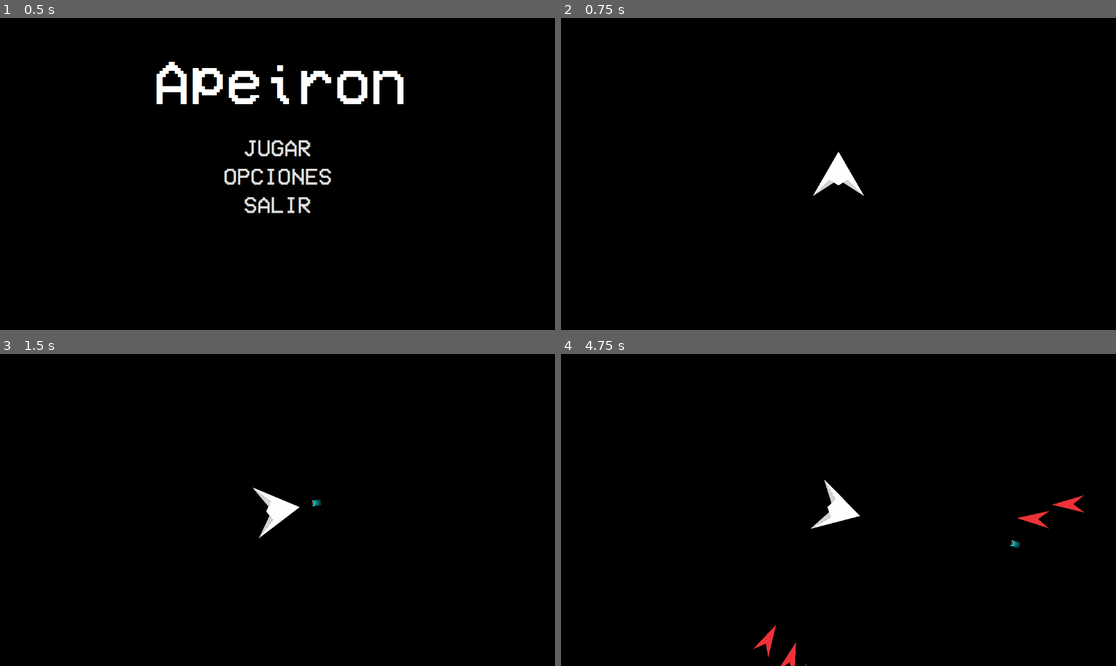
Above: before the commit, frames 1-4 (two rows, left to right).
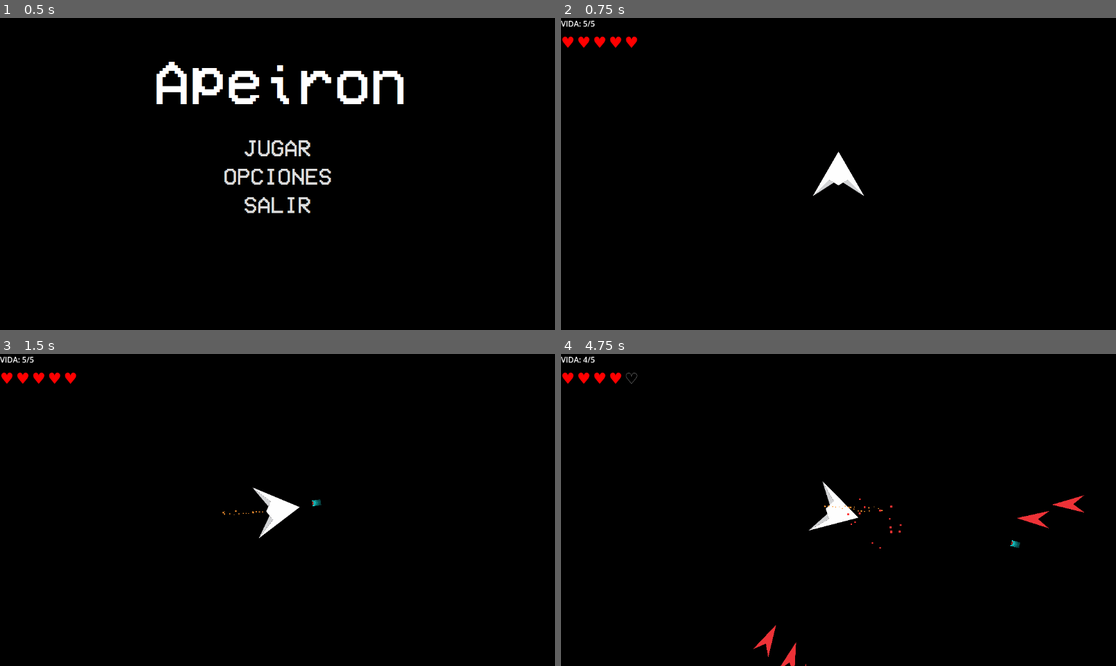
Above: after the commit, the same moments.

Repository: Maretesus666/Apeiron
Game: Godot game, scene res://scenes/menu.tscn
Two runs of this game, one before a commit and one after it. Both use one fixed random seed, a clock stepped at 60 frames per second and the inputs below.
Inputs (mouse positions are in pixels of both pictures, inside the frame that each line leads up to):
- Up to frame 1 (0.5 s): no input
- Up to frame 2 (0.75 s): click "JUGAR" at 0.5 s
- Up to frame 3 (1.5 s): tap Enter at 1.25 s; move the mouse to (399, 494) at 1.27 s; hold D (move_right) from 1.28 s (still down); click (399, 494) at 1.35 s
- Up to frame 4 (4.75 s): tap Space at 2 s; move the mouse to (727, 525) at 2.02 s; release D (move_right) at 2.03 s; hold S (move_down) 2.03-2.78 s; click (727, 525) at 2.1 s; move the mouse to (894, 441) at 2.77 s; hold D (move_right) 2.78-3.53 s; click (894, 441) at 2.85 s; move the mouse to (810, 572) at 3.52 s; hold W (move_up) 3.53-4.28 s; click (810, 572) at 3.6 s; move the mouse to (1005, 556) at 4.27 s; hold A (move_left) from 4.28 s (still down); click (1005, 556) at 4.35 s

Frame 1 is identical in both runs. In frame 2, 0.3% of the frame differs, in the area x 0-14%, y 0-10%; in frame 3, 0.3%; in frame 4, 0.6%, in the area x 0-62%, y 0-63%.

Commit message:
HUD
Se agrega hud y efectos de particulas

Diff:
--- a/apeiron-godot/scenes/game.tscn
+++ b/apeiron-godot/scenes/game.tscn
@@ -1,8 +1,9 @@
-[gd_scene load_steps=6 format=3 uid="uid://dn7ruopjurr62"]
+[gd_scene load_steps=7 format=3 uid="uid://dn7ruopjurr62"]
 
 [ext_resource type="Shader" uid="uid://cvu8ucill03dy" path="res://shaders/menu.gdshader" id="1_5evyv"]
 [ext_resource type="PackedScene" uid="uid://bcq45ypkaysta" path="res://scenes/jugador.tscn" id="1_svaqf"]
 [ext_resource type="Script" uid="uid://j7y4uc0ptpcw" path="res://scripts/enemy_spawner.gd" id="3_lnu2h"]
+[ext_resource type="Script" uid="uid://cja7mxo22kr21" path="res://scripts/hud.gd" id="4_lbhrr"]
 
 [sub_resource type="GDScript" id="GDScript_lbhrr"]
 script/source = "extends Node2D
@@ -40,3 +41,16 @@
 
 [node name="EnemySpawner" type="Node2D" parent="."]
 script = ExtResource("3_lnu2h")
+
+[node name="HUD" type="CanvasLayer" parent="."]
+script = ExtResource("4_lbhrr")
+
+[node name="HealthContainer" type="VBoxContainer" parent="HUD"]
+offset_right = 40.0
+offset_bottom = 40.0
+
+[node name="HealthLabel" type="Label" parent="HUD/HealthContainer"]
+layout_mode = 2
+
+[node name="HeartsContainer" type="HBoxContainer" parent="HUD/HealthContainer"]
+layout_mode = 2
--- a/apeiron-godot/scenes/jugador.tscn
+++ b/apeiron-godot/scenes/jugador.tscn
@@ -8,7 +8,7 @@
 [sub_resource type="CircleShape2D" id="CircleShape2D_y38cv"]
 radius = 270.1851
 
-[node name="jugador" type="CharacterBody2D" groups=["player"]]
+[node name="jugador" type="CharacterBody2D" groups=["player", "player_bullet"]]
 script = ExtResource("1_st4uy")
 
 [node name="Bala" parent="." instance=ExtResource("3_r2ihm")]
@@ -35,3 +35,5 @@
 position_smoothing_speed = 1.0
 rotation_smoothing_speed = 1.0
 script = ExtResource("4_k64kw")
+
+[node name="ThrusterParticles" type="CPUParticles2D" parent="."]
--- /dev/null
+++ b/apeiron-godot/scripts/hud.gd
@@ -0,0 +1,56 @@
+extends CanvasLayer
+
+@onready var health_label = $HealthContainer/HealthLabel
+@onready var hearts_container = $HealthContainer/HeartsContainer
+
+var heart_full = "♥"
+var heart_empty = "♡"
+
+func _ready():
+	var player = get_tree().get_first_node_in_group("player")
+	if player:
+		player.health_changed.connect(_on_player_health_changed)
+		player.player_died.connect(_on_player_died)
+		# Actualizar UI inicial
+		_on_player_health_changed(player.current_health, player.max_health)
+
+func _on_player_health_changed(current_health: int, max_health: int):
+	# Actualizar texto
+	health_label.text = "VIDA: %d/%d" % [current_health, max_health]
+
+	# Actualizar corazones
+	update_hearts(current_health, max_health)
+
+func update_hearts(current: int, maximum: int):
+	if not hearts_container:
+		return
+
+	# Limpiar corazones anteriores
+	for child in hearts_container.get_children():
+		child.queue_free()
+
+	# Crear nuevos corazones
+	for i in range(maximum):
+		var heart_label = Label.new()
+		heart_label.add_theme_font_size_override("font_size", 32)
+
+		if i < current:
+			heart_label.text = heart_full
+			heart_label.add_theme_color_override("font_color", Color(1, 0, 0))
+		else:
+			heart_label.text = heart_empty
+			heart_label.add_theme_color_override("font_color", Color(0.5, 0.5, 0.5))
+
+		hearts_container.add_child(heart_label)
+
+func _on_player_died():
+	# Mostrar mensaje de Game Over
+	var game_over = Label.new()
+	game_over.text = "GAME OVER"
+	game_over.add_theme_font_size_override("font_size", 64)
+	game_over.add_theme_color_override("font_color", Color(1, 0, 0))
+	game_over.position = Vector2(
+		get_viewport().size.x / 2 - 150,
+		get_viewport().size.y / 2
+	)
+	add_child(game_over)
--- a/apeiron-godot/scripts/jugador.gd
+++ b/apeiron-godot/scripts/jugador.gd
@@ -1,13 +1,32 @@
 extends CharacterBody2D
 
-@export var speed : float = 300.0
-@export var bullet =preload( "res://scenes/bala.tscn")
+@export var speed: float = 300.0
+@export var max_health: int = 5
+@export var shoot_shake_amount: float = 2.0
+@export var shoot_shake_duration: float = 0.1
+@export var damage_shake_amount: float = 10.0
+@export var damage_shake_duration: float = 0.3
+
+var bullet = preload("res://scenes/bala.tscn")
+var current_health: int
+var is_shaking = false
 
 @onready var puntoDisparo = $PuntoDisparo
+@onready var sprite = $Sprite2D
+@onready var thruster_particles = $ThrusterParticles
+
+signal health_changed(new_health, max_health)
+signal player_died
+
+func _ready():
+	current_health = max_health
+	setup_thruster_particles()
+	health_changed.emit(current_health, max_health)
 
 func _physics_process(delta):
 	_handle_movement(delta)
 	_handle_rotation()
+	_update_thruster_particles()
 
 	if Input.is_action_just_pressed("shoot"):
 		_shoot()
@@ -37,5 +56,116 @@
 	var newBullet = bullet.instantiate()
 	newBullet.rotation = rotation
 	newBullet.global_position = puntoDisparo.global_position
+	get_parent().add_child(newBullet)
 
-	get_parent().add_child(newBullet)
+	# Efecto de temblor al disparar
+	apply_shake(shoot_shake_amount, shoot_shake_duration)
+
+func take_damage(amount: int):
+	current_health -= amount
+	health_changed.emit(current_health, max_health)
+
+	# Efectos visuales de daño
+	spawn_damage_particles()
+	flash_damage()
+	apply_shake(damage_shake_amount, damage_shake_duration)
+
+	if current_health <= 0:
+		die()
+
+func die():
+	spawn_death_particles()
+	player_died.emit()
+	queue_free()
+
+func apply_shake(amount: float, duration: float):
+	if is_shaking:
+		return
+
+	is_shaking = true
+	var original_pos = sprite.position
+	var timer = 0.0
+
+	while timer < duration:
+		sprite.position = original_pos + Vector2(
+			randf_range(-amount, amount),
+			randf_range(-amount, amount)
+		)
+		timer += get_process_delta_time()
+		await get_tree().process_frame
+
+	sprite.position = original_pos
+	is_shaking = false
+
+func flash_damage():
+	sprite.modulate = Color(1, 0, 0)
+	await get_tree().create_timer(0.1).timeout
+	sprite.modulate = Color(1, 1, 1)
+
+func spawn_damage_particles():
+	var particles = CPUParticles2D.new()
+	particles.global_position = global_position
+	particles.emitting = true
+	particles.one_shot = true
+	particles.amount = 15
+	particles.lifetime = 0.6
+	particles.explosiveness = 1.0
+	particles.spread = 180
+	particles.initial_velocity_min = 120
+	particles.initial_velocity_max = 250
+	particles.scale_amount_min = 3
+	particles.scale_amount_max = 5
+	particles.color = Color(1, 0.2, 0.2)
+	get_tree().root.add_child(particles)
+
+	await get_tree().create_timer(particles.lifetime).timeout
+	particles.queue_free()
+
+func spawn_death_particles():
+	var particles = CPUParticles2D.new()
+	particles.global_position = global_position
+	particles.emitting = true
+	particles.one_shot = true
+	particles.amount = 40
+	particles.lifetime = 1.2
+	particles.explosiveness = 1.0
+	particles.spread = 180
+	particles.initial_velocity_min = 200
+	particles.initial_velocity_max = 400
+	particles.scale_amount_min = 4
+	particles.scale_amount_max = 8
+	particles.color = Color(1, 0.4, 0)
+	get_tree().root.add_child(particles)
+
+func setup_thruster_particles():
+	if not thruster_particles:
+		thruster_particles = CPUParticles2D.new()
+		add_child(thruster_particles)
+
+	thruster_particles.emitting = false
+	thruster_particles.amount = 20
+	thruster_particles.lifetime = 0.3
+	thruster_particles.local_coords = false
+	thruster_particles.emission_shape = CPUParticles2D.EMISSION_SHAPE_POINT
+	thruster_particles.direction = Vector2(-1, 0)
+	thruster_particles.spread = 15
+	thruster_particles.gravity = Vector2.ZERO
+	thruster_particles.initial_velocity_min = 100
+	thruster_particles.initial_velocity_max = 150
+	thruster_particles.scale_amount_min = 1.5
+	thruster_particles.scale_amount_max = 3
+	thruster_particles.color = Color(1, 0.6, 0.2)
+
+	# Posicionar las partículas detrás de la nave
+	thruster_particles.position = Vector2(-30, 0)
+
+func _update_thruster_particles():
+	if velocity.length() > 10:
+		if not thruster_particles.emitting:
+			thruster_particles.emitting = true
+
+		# Ajustar dirección de las partículas según el movimiento
+		var particle_direction = -velocity.normalized()
+		thruster_particles.direction = particle_direction
+	else:
+		thruster_particles.emitting = false
Not shown, added: apeiron-godot/scripts/hud.gd.uid
